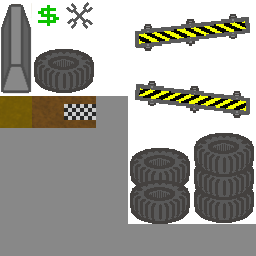
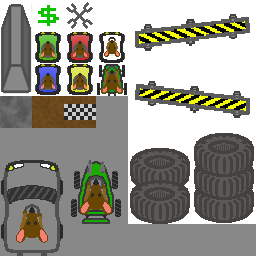
Revision of a layered 256 x 256 image; what changed, layer by layer:
painted on "Pasted Layer #3" over bbox(71, 160, 121, 224)
painted on "dungeon_terrain_sheet.png" over bbox(0, 32, 127, 256)
